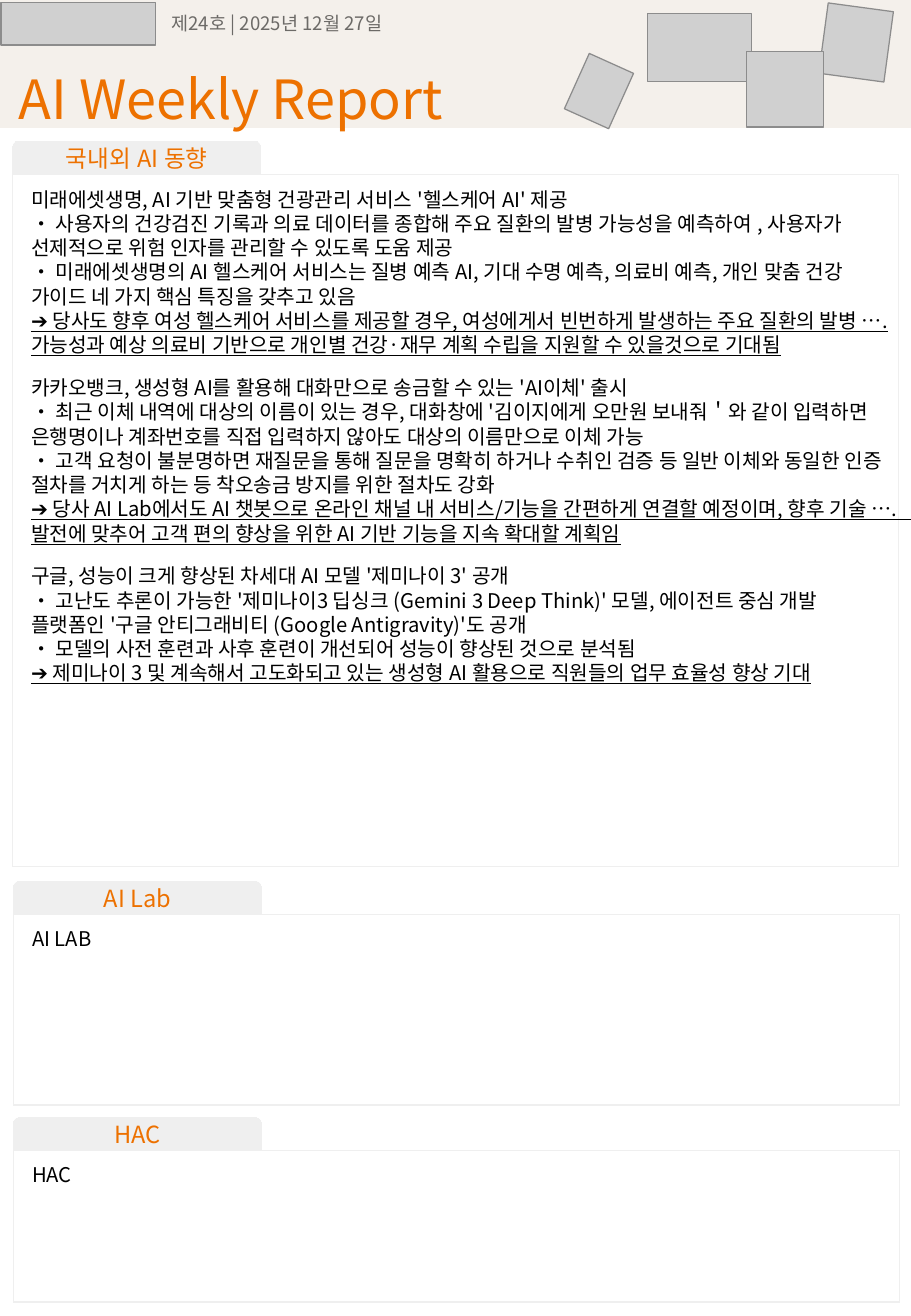
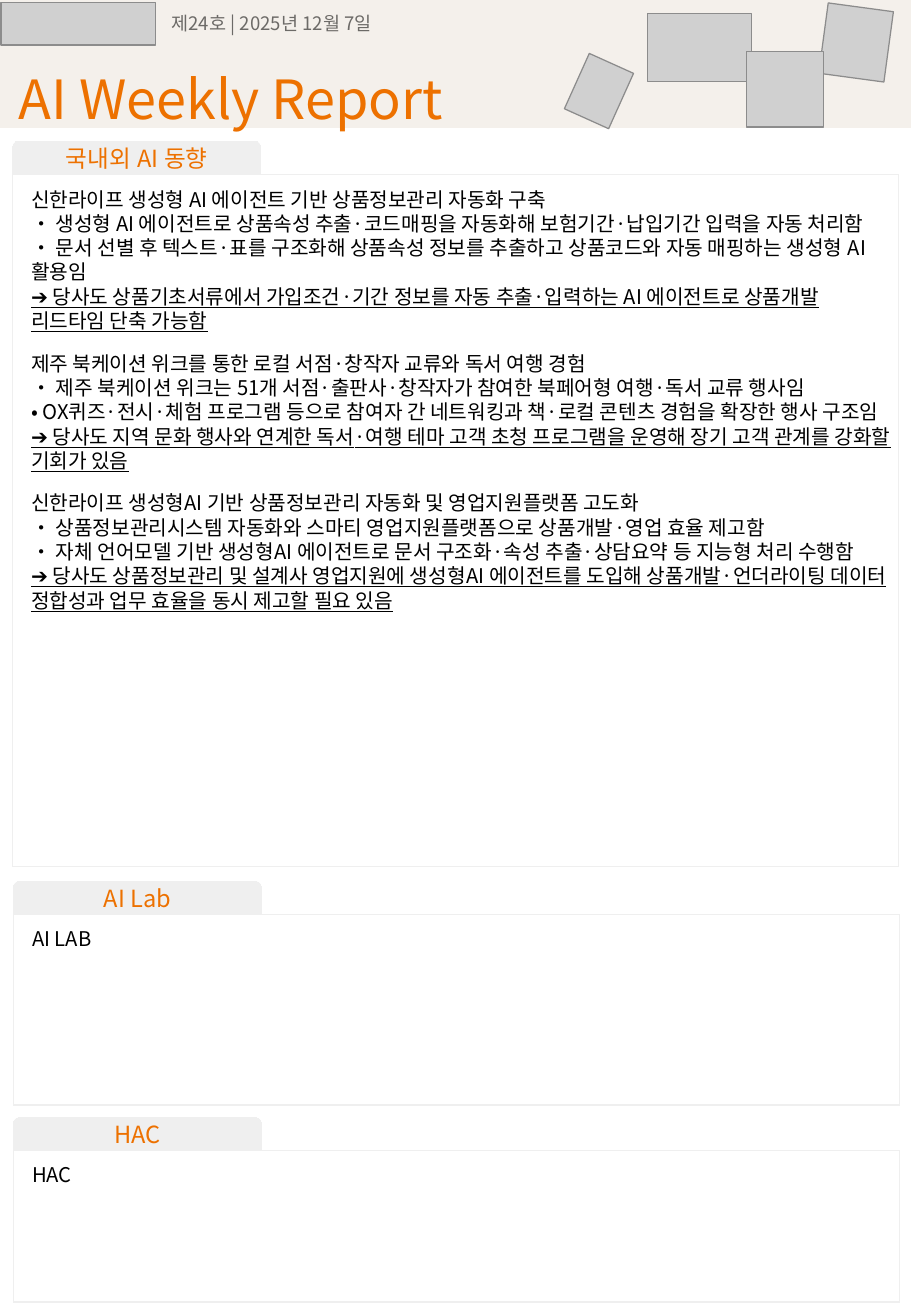
Before and after one commit to esthyj/ai-weekly-report, a slide deck: slide 1 of output.pptx. Drawn at 911x1316 pixels with LibreOffice and Linux fonts; fonts in the diff are those of the drawing; grey boxes stand for pictures. Boxes give left, top, right and bottom in pixels: in the first picture for what was removed or moved away, otherwise in the second. Text is boxed around its words. In the diff, an @@ line names an element or a change of style, - is before the commit and + after.

```diff
--- a/output.pptx
+++ b/output.pptx
@@ text at (x1=171, y1=14, x2=371, y2=32): text changed @@
-제24호 | 2025년 12월 27일
+제24호 | 2025년 12월 7일
@@ text at (x1=31, y1=190, x2=891, y2=612): text changed @@
-미래에셋생명, AI 기반 맞춤형 건광관리 서비스 '헬스케어 AI' 제공
-• 사용자의 건강검진 기록과 의료 데이터를 종합해 주요 질환의 발병 가능성을 예측하여 , 사용자가 선제적으로 위험 인자를 관리할 수 있도록 도움 제공
-• 미래에셋생명의 AI 헬스케어 서비스는 질병 예측 AI, 기대 수명 예측, 의료비 예측, 개인 맞춤 건강 가이드 네 가지 핵심 특징을 갖추고 있음
-➔ 당사도 향후 여성 헬스케어 서비스를 제공할 경우, 여성에게서 빈번하게 발생하는 주요 질환의 발병 ….가능성과 예상 의료비 기반으로 개인별 건강·재무 계획 수립을 지원할 수 있을것으로 기대됨
-카카오뱅크, 생성형 AI를 활용해 대화만으로 송금할 수 있는 'AI이체' 출시
-• 최근 이체 내역에 대상의 이름이 있는 경우, 대화창에 '김이지에게 오만원 보내줘＇와 같이 입력하면 은행명이나 계좌번호를 직접 입력하지 않아도 대상의 이름만으로 이체 가능
-• 고객 요청이 불분명하면 재질문을 통해 질문을 명확히 하거나 수취인 검증 등 일반 이체와 동일한 인증 절차를 거치게 하는 등 착오송금 방지를 위한 절차도 강화
-➔ 당사 AI Lab에서도 AI 챗봇으로 온라인 채널 내 서비스/기능을 간편하게 연결할 예정이며, 향후 기술 ….발전에 맞추어 고객 편의 향상을 위한 AI 기반 기능을 지속 확대할 계획임
-구글, 성능이 크게 향상된 차세대 AI 모델 '제미나이 3' 공개
-• 고난도 추론이 가능한 '제미나이3 딥싱크 (Gemini 3 Deep Think)' 모델, 에이전트 중심 개발 플랫폼인 '구글 안티그래비티 (Google Antigravity)'도 공개
-• 모델의 사전 훈련과 사후 훈련이 개선되어 성능이 향상된 것으로 분석됨
-➔ 제미나이 3 및 계속해서 고도화되고 있는 생성형 AI 활용으로 직원들의 업무 효율성 향상 기대
+신한라이프 생성형 AI 에이전트 기반 상품정보관리 자동화 구축
+• 생성형 AI 에이전트로 상품속성 추출·코드매핑을 자동화해 보험기간·납입기간 입력을 자동 처리함
+• 문서 선별 후 텍스트·표를 구조화해 상품속성 정보를 추출하고 상품코드와 자동 매핑하는 생성형 AI 활용임
+➔ 당사도 상품기초서류에서 가입조건·기간 정보를 자동 추출·입력하는 AI 에이전트로 상품개발 리드타임 단축 가능함
+제주 북케이션 위크를 통한 로컬 서점·창작자 교류와 독서 여행 경험
+• 제주 북케이션 위크는 51개 서점·출판사·창작자가 참여한 북페어형 여행·독서 교류 행사임
+• OX퀴즈·전시·체험 프로그램 등으로 참여자 간 네트워킹과 책·로컬 콘텐츠 경험을 확장한 행사 구조임
+➔ 당사도 지역 문화 행사와 연계한 독서·여행 테마 고객 초청 프로그램을 운영해 장기 고객 관계를 강화할 기회가 있음
+신한라이프 생성형AI 기반 상품정보관리 자동화 및 영업지원플랫폼 고도화
+• 상품정보관리시스템 자동화와 스마티 영업지원플랫폼으로 상품개발·영업 효율 제고함
+• 자체 언어모델 기반 생성형AI 에이전트로 문서 구조화·속성 추출·상담요약 등 지능형 처리 수행함
+➔ 당사도 상품정보관리 및 설계사 영업지원에 생성형AI 에이전트를 도입해 상품개발·언더라이팅 데이터 정합성과 업무 효율을 동시 제고할 필요 있음
```
Also in this commit, not shown: 4 other files.
